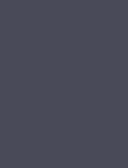
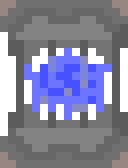
The second 128 × 168 image is a revision of the first. Changes to its layers:
removed layer "Layer 5" over [left=0, top=0, right=128, bottom=168]
added layer "Layer 7" above "Layer 6" over [left=0, top=0, right=128, bottom=168]
added layer "Layer 6" over [left=0, top=0, right=128, bottom=40]
